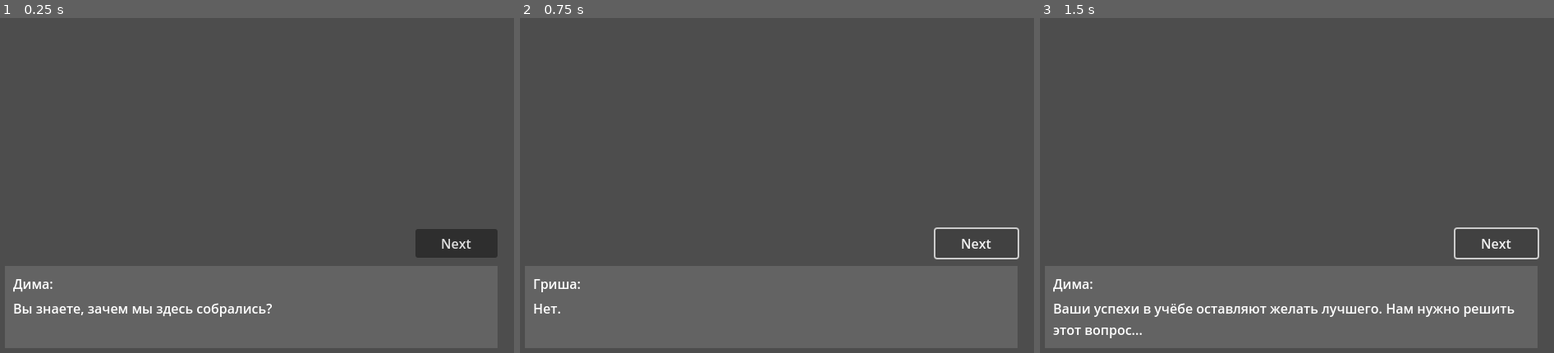
Above: before the commit, frames 1-3 (left to right).
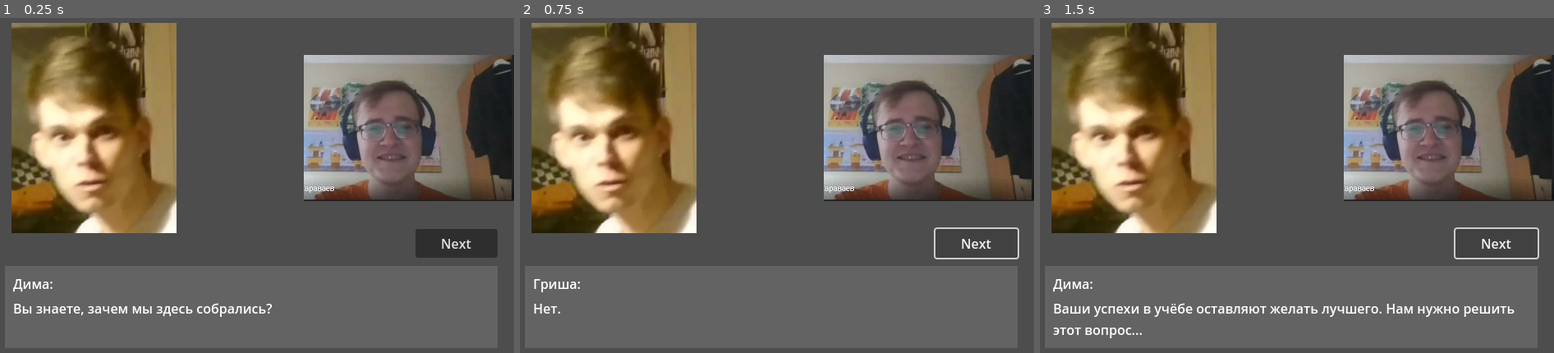
Above: after the commit, the same moments.

Repository: TOO-Nurmak-Studios/posvaga-rpg
Game: Godot game, scene res://dialogues_scene/dialogue.tscn
The game is run twice, just before and just after one commit, with the same random seed, the same clock (stepped at 60 frames per second) and the same inputs. This scene is started directly instead of the project's main scene.
Inputs:
- Up to frame 1 (0.25 s): no input
- Up to frame 2 (0.75 s): click "Next" at 0.5 s
- Up to frame 3 (1.5 s): click "Next" at 1.25 s

The runs differ from the first frame. In frame 1, 36% of the frame differs, in the area x 2-100%, y 1-65%; in frame 2, 36%; in frame 3, 36%.
Error in both runs: Invalid access to property or key 'ready' on a base object of type 'null instance'. (res://EventBus.gd:19)

Commit message:
dialogue: adding speakers

Diff:
--- a/dialogues_scene/Dialogue.gd
+++ b/dialogues_scene/Dialogue.gd
@@ -1,6 +1,7 @@
 extends Node2D
 
 var speech_box: SpeechBox
+var speaker_scene: PackedScene = load("res://dialogues_scene/speaker.tscn")
 
 var speech: Array
 var current_unit_num: int
@@ -11,6 +12,7 @@
 	set_speech()
 	current_unit_num = -1
 	next_speech_unit()
+	set_speakers()
 
 # Called every frame. 'delta' is the elapsed time since the previous frame.
 func _process(delta):
@@ -23,6 +25,18 @@
 	speech[1] = SpeechUnit.new("Гриша", "Нет.")
 	speech[2] = SpeechUnit.new("Дима", "Ваши успехи в учёбе оставляют желать лучшего. Нам нужно решить этот вопрос...")
 
+func set_speakers():
+	var speaker1: Speaker = speaker_scene.instantiate()
+	speaker1.init(load("res://sprites/dima.png"), Speaker.Location.LEFT, 320, get_viewport_rect().size)
+	speaker1.name = "Speaker1"
+	add_child(speaker1)
+	speaker1.appear()
+	var speaker2: Speaker = speaker_scene.instantiate()
+	speaker2.init(load("res://sprites/grisha.png"), Speaker.Location.RIGHT, 320, get_viewport_rect().size)
+	speaker2.name = "Speaker2"
+	add_child(speaker2)
+	speaker2.appear()
+
 func next_speech_unit():
 	current_unit_num += 1
 	speech_box.set_unit(speech[current_unit_num])
--- /dev/null
+++ b/dialogues_scene/Speaker.gd
@@ -0,0 +1,49 @@
+extends Node2D
+
+class_name Speaker
+
+enum Location { LEFT, RIGHT }
+
+var appear_pos_x: float
+var disappear_pos_x: float
+
+# Called when the node enters the scene tree for the first time.
+func _ready():
+	pass # Replace with function body.
+
+# Called every frame. 'delta' is the elapsed time since the previous frame.
+func _process(delta):
+	pass
+
+func init(t: Texture2D, location: Location, bottom: float, viewport_size: Vector2):
+	$Sprite2D.texture = t
+
+	var texture_size = t.get_size()
+	var texture_size_x = texture_size.x
+	var texture_size_y = texture_size.y
+
+	if texture_size_x > viewport_size.x / 2:
+		scale.x = 0.5
+		texture_size_x /= 2
+
+	if texture_size_y > viewport_size.y / 2:
+		scale.y = 0.5
+		texture_size_y /= 2
+
+	position.y = bottom - texture_size_y / 2
+
+	match(location):
+		Location.LEFT:
+			appear_pos_x = texture_size_x / 2
+			disappear_pos_x = -1 * (texture_size_x / 2)
+		Location.RIGHT:
+			appear_pos_x = viewport_size.x - texture_size_x / 2
+			disappear_pos_x = viewport_size.x + texture_size_x / 2
+
+	disappear()
+
+func appear():
+	position.x = appear_pos_x
+
+func disappear():
+	position.x = disappear_pos_x
--- /dev/null
+++ b/dialogues_scene/speaker.tscn
@@ -0,0 +1,8 @@
+[gd_scene load_steps=2 format=3 uid="uid://bgj6b0r2k00oq"]
+
+[ext_resource type="Script" path="res://dialogues_scene/Speaker.gd" id="1_qec73"]
+
+[node name="Speaker" type="Node2D"]
+script = ExtResource("1_qec73")
+
+[node name="Sprite2D" type="Sprite2D" parent="."]
Binary file added: sprites/dima.png
Not shown, added: sprites/dima.png.import
Binary file added: sprites/grisha.png
Not shown, added: sprites/grisha.png.import
